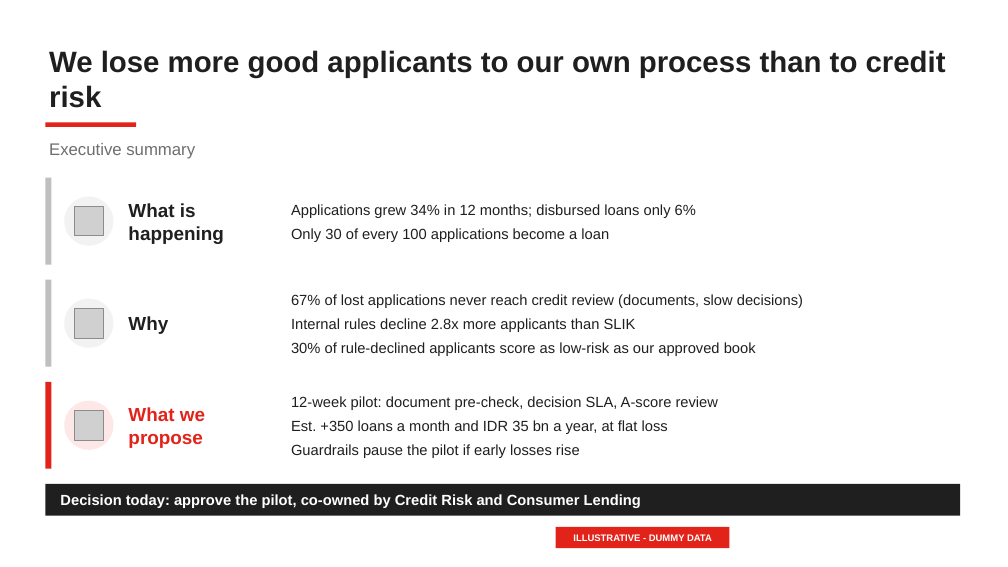
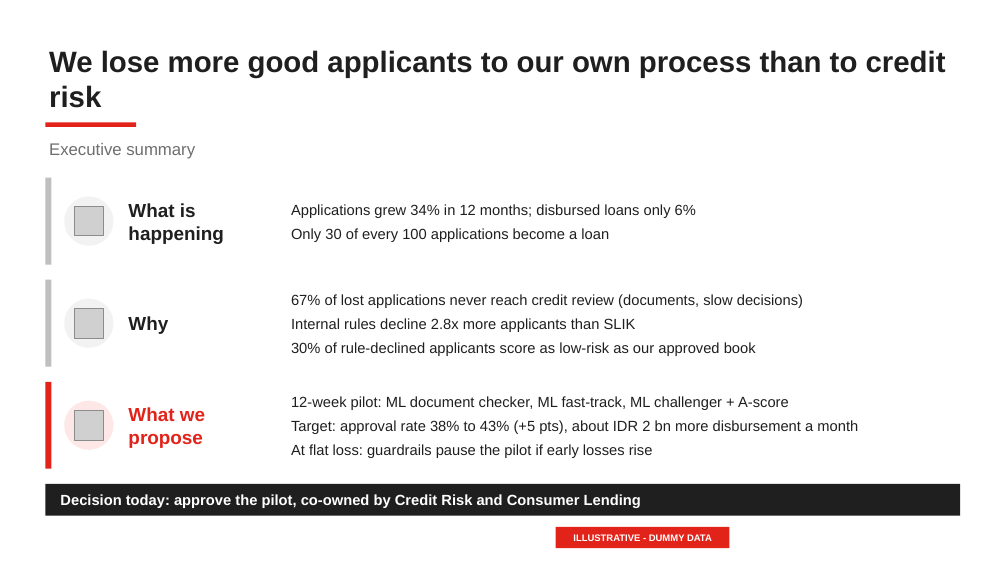
Before and after one commit to Mamel-lop/pstack-loki, a slide deck: slide 2 of decks/ocbc-unsecured-pl/deck.pptx. Drawn at 1008x567 pixels with LibreOffice and Linux fonts; fonts in the diff are those of the drawing; grey boxes stand for pictures. Boxes give left, top, right and bottom in pixels: in the first picture for what was removed or moved away, otherwise in the second. Text is boxed around its words. In the diff, an @@ line names an element or a change of style, - is before the commit and + after.

```diff
--- a/decks/ocbc-unsecured-pl/deck.pptx
+++ b/decks/ocbc-unsecured-pl/deck.pptx
@@ text at (x1=291, y1=396, x2=858, y2=458): text changed @@
-12-week pilot: document pre-check, decision SLA, A-score review
-Est. +350 loans a month and IDR 35 bn a year, at flat loss
-Guardrails pause the pilot if early losses rise
+12-week pilot: ML document checker, ML fast-track, ML challenger + A-score
+Target: approval rate 38% to 43% (+5 pts), about IDR 2 bn more disbursement a month
+At flat loss: guardrails pause the pilot if early losses rise
```
Also in this commit, not shown: 8 other slides changed, 3 slides added, 27 other files.
